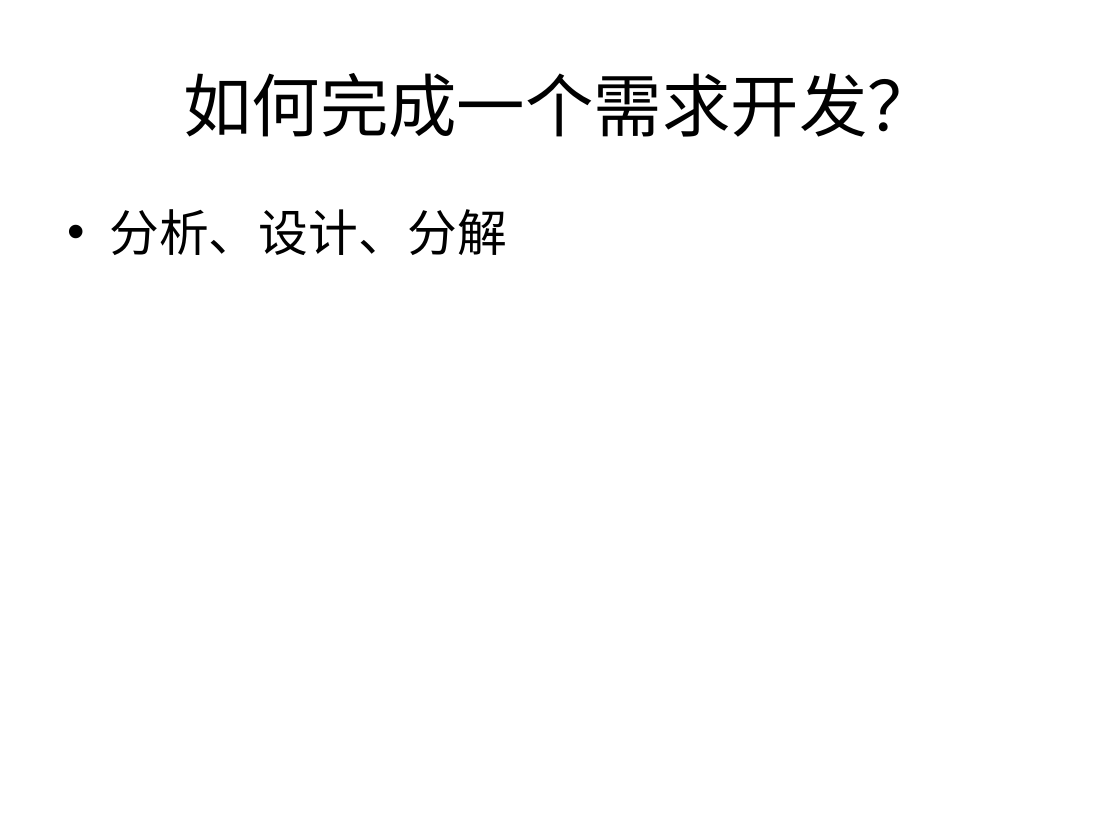
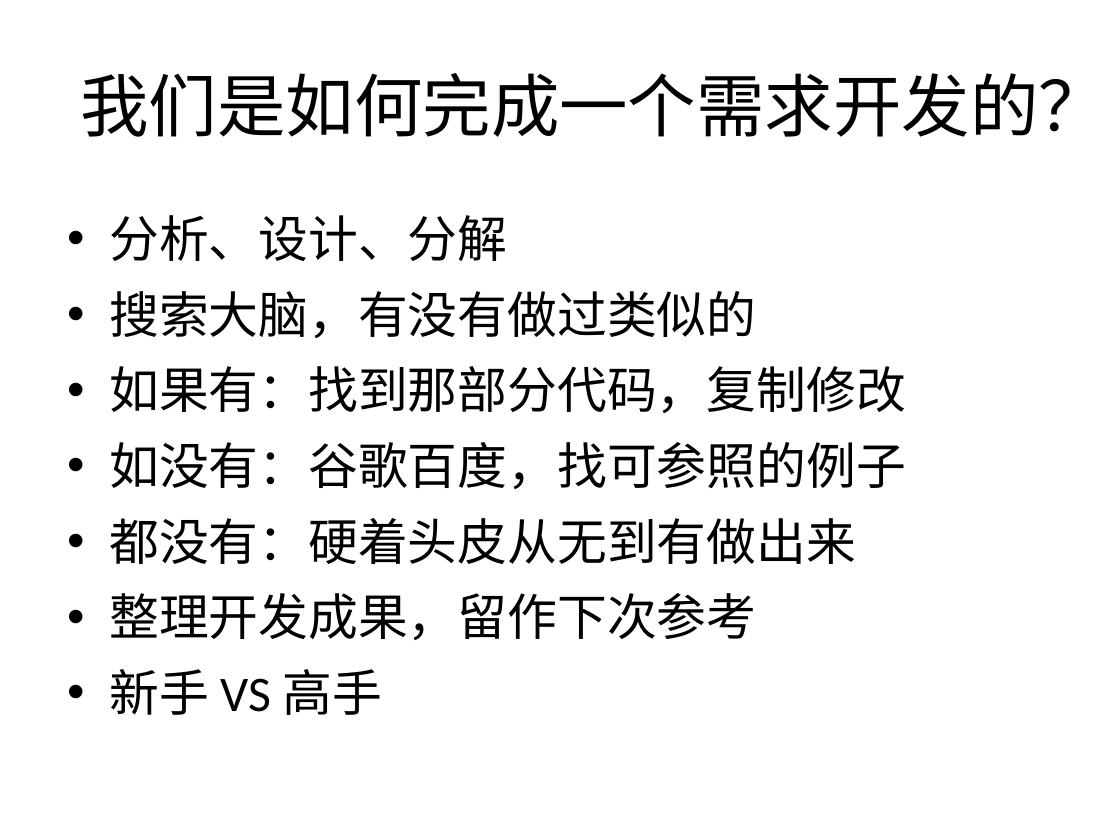
Before and after one commit to boubei-com/boubei-learn, a slide deck: slide 3 of doc/9.Demo的力量.pptx (slide 4 before the commit). Drawn at 1120x840 pixels with LibreOffice and Linux fonts; fonts in the diff are those of the drawing. Boxes give left, top, right and bottom in pixels: in the first picture for what was removed or moved away, otherwise in the second. Text is boxed around its words. In the diff, an @@ line names an element or a change of style, - is before the commit and + after.

```diff
--- a/doc/9.Demo的力量.pptx
+++ b/doc/9.Demo的力量.pptx
@@ title at <box>80,73,1107,137</box>: text changed @@
-如何完成一个需求开发？
+我们是如何完成一个需求开发的？
@@ text at <box>109,215,507,261</box>: line spacing 1 to 1.1 @@
@@ text at <box>109,291,906,715</box>: paragraphs added @@
+• 搜索大脑，有没有做过类似的
+• 如果有：找到那部分代码，复制修改
+• 如没有：谷歌百度，找可参照的例子
+• 都没有：硬着头皮从无到有做出来
+• 整理开发成果，留作下次参考
+• 新手 VS 高手
```
Also in this commit, not shown: 5 other slides changed, 1 slide added, 1 slide removed, 10 other files.
